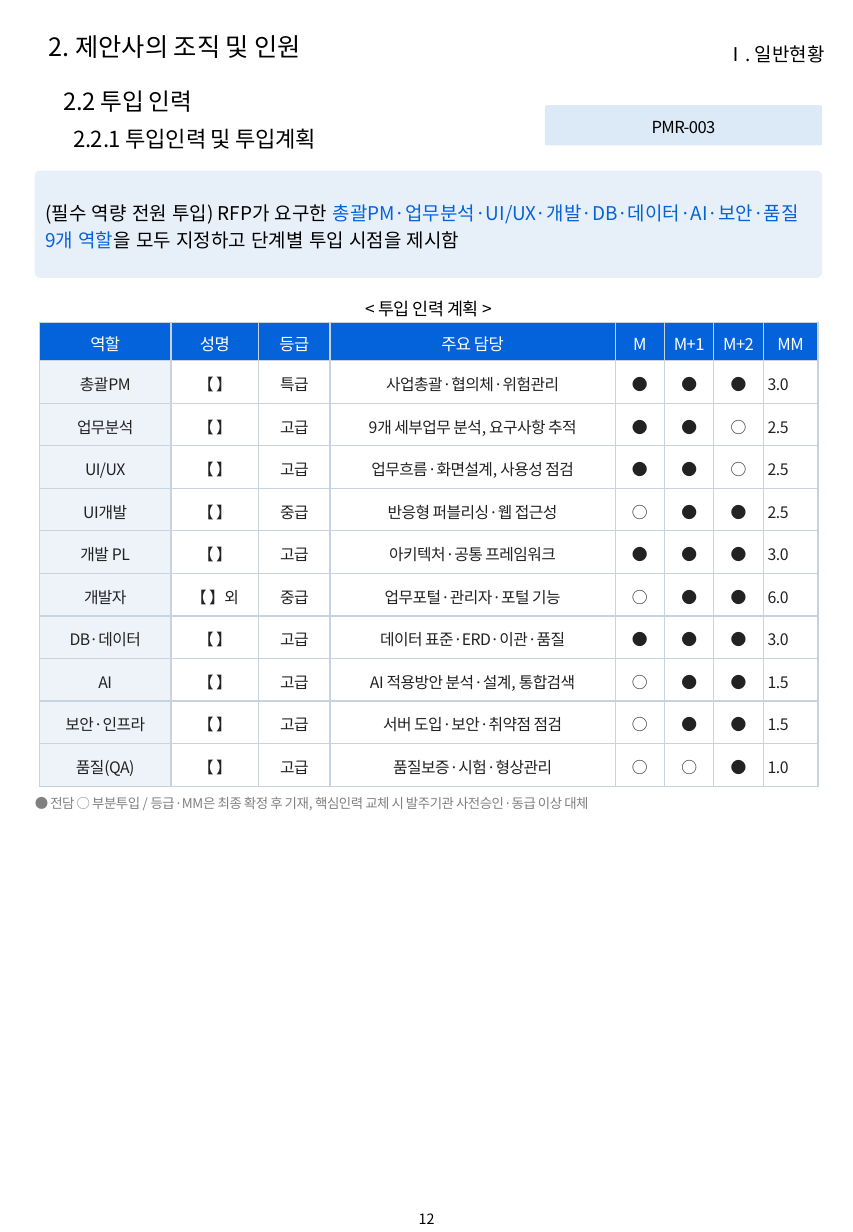
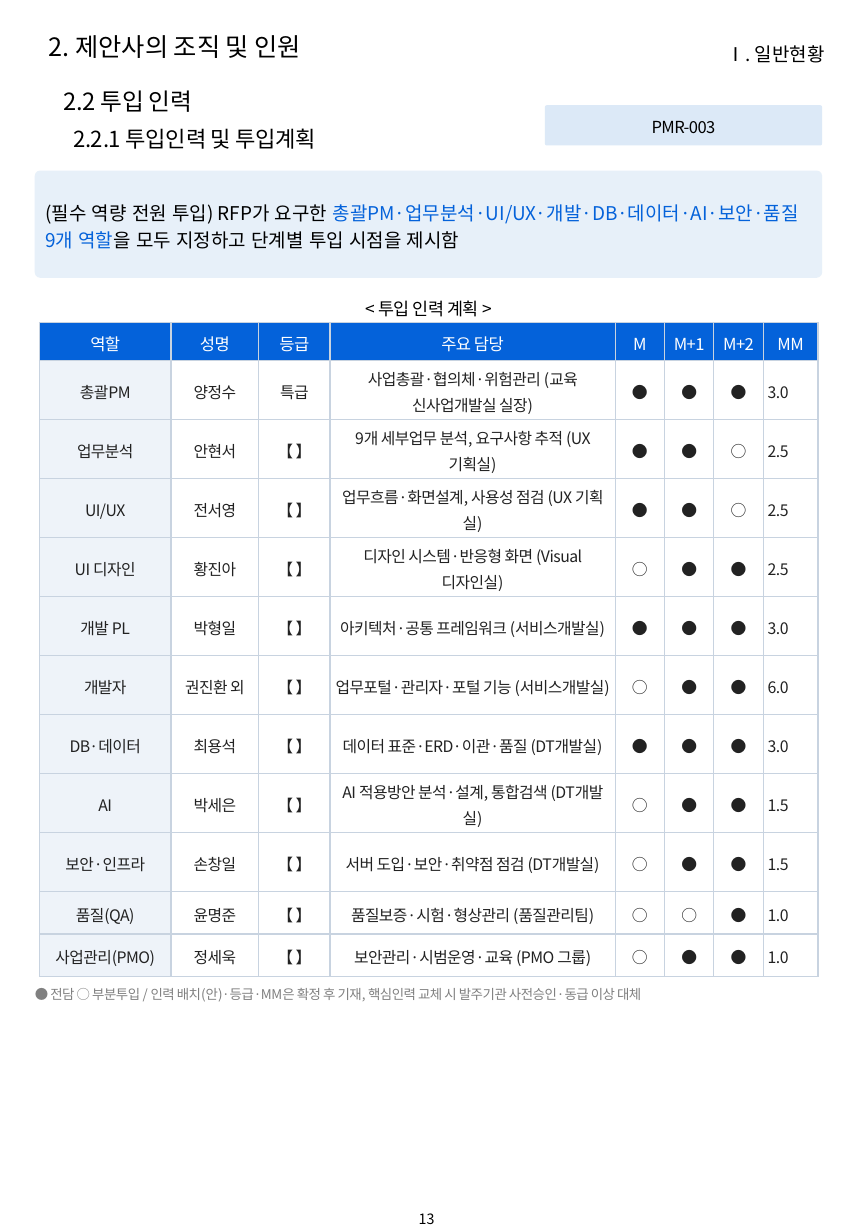
Before and after one commit to hwangsteeve-tech/hbjw, a slide deck: slide 13 of proposals/2026-10_pnu-ai-platform/pnu_proposal.pptx (slide 12 before the commit). Drawn at 853x1232 pixels with LibreOffice and Linux fonts; fonts in the diff are those of the drawing; background and template pictures are left out. Boxes give left, top, right and bottom in pixels: in the first picture for what was removed or moved away, otherwise in the second. Text is boxed around its words. In the diff, an @@ line names an element or a change of style, - is before the commit and + after.

```diff
--- a/proposals/2026-10_pnu-ai-platform/pnu_proposal.pptx
+++ b/proposals/2026-10_pnu-ai-platform/pnu_proposal.pptx
@@ table at (40, 322, 818, 977) @@
-row 2: 총괄PM | 【 】 | 특급 | 사업총괄·협의체·위험관리 | ● | ● | ● | 3.0
-row 3: 업무분석 | 【 】 | 고급 | 9개 세부업무 분석, 요구사항 추적 | ● | ● | ○ | 2.5
-row 4: UI/UX | 【 】 | 고급 | 업무흐름·화면설계, 사용성 점검 | ● | ● | ○ | 2.5
-row 5: UI개발 | 【 】 | 중급 | 반응형 퍼블리싱·웹 접근성 | ○ | ● | ● | 2.5
-row 6: 개발 PL | 【 】 | 고급 | 아키텍처·공통 프레임워크 | ● | ● | ● | 3.0
-row 7: 개발자 | 【 】외 | 중급 | 업무포털·관리자·포털 기능 | ○ | ● | ● | 6.0
-row 8: DB·데이터 | 【 】 | 고급 | 데이터 표준·ERD·이관·품질 | ● | ● | ● | 3.0
-row 9: AI | 【 】 | 고급 | AI 적용방안 분석·설계, 통합검색 | ○ | ● | ● | 1.5
-row 10: 보안·인프라 | 【 】 | 고급 | 서버 도입·보안·취약점 점검 | ○ | ● | ● | 1.5
-row 11: 품질(QA) | 【 】 | 고급 | 품질보증·시험·형상관리 | ○ | ○ | ● | 1.0
+row 2: 총괄PM | 양정수 | 특급 | 사업총괄·협의체·위험관리 (교육 신사업개발실 실장) | ● | ● | ● | 3.0
+row 3: 업무분석 | 안현서 | 【 】 | 9개 세부업무 분석, 요구사항 추적 (UX 기획실) | ● | ● | ○ | 2.5
+row 4: UI/UX | 전서영 | 【 】 | 업무흐름·화면설계, 사용성 점검 (UX 기획실) | ● | ● | ○ | 2.5
+row 5: UI 디자인 | 황진아 | 【 】 | 디자인 시스템·반응형 화면 (Visual 디자인실) | ○ | ● | ● | 2.5
+row 6: 개발 PL | 박형일 | 【 】 | 아키텍처·공통 프레임워크 (서비스개발실) | ● | ● | ● | 3.0
+row 7: 개발자 | 권진환 외 | 【 】 | 업무포털·관리자·포털 기능 (서비스개발실) | ○ | ● | ● | 6.0
+row 8: DB·데이터 | 최용석 | 【 】 | 데이터 표준·ERD·이관·품질 (DT개발실) | ● | ● | ● | 3.0
+row 9: AI | 박세은 | 【 】 | AI 적용방안 분석·설계, 통합검색 (DT개발실) | ○ | ● | ● | 1.5
+row 10: 보안·인프라 | 손창일 | 【 】 | 서버 도입·보안·취약점 점검 (DT개발실) | ○ | ● | ● | 1.5
+row 11: 품질(QA) | 윤명준 | 【 】 | 품질보증·시험·형상관리 (품질관리팀) | ○ | ○ | ● | 1.0
+row 12: 사업관리(PMO) | 정세욱 | 【 】 | 보안관리·시범운영·교육 (PMO 그룹) | ○ | ● | ● | 1.0
@@ text at (50, 988, 641, 1002): text changed @@
-● 전담 ○ 부분투입 / 등급·MM은 최종 확정 후 기재, 핵심인력 교체 시 발주기관 사전승인·동급 이상 대체
+● 전담 ○ 부분투입 / 인력 배치(안)·등급·MM은 확정 후 기재, 핵심인력 교체 시 발주기관 사전승인·동급 이상 대체
@@ page number at (419, 1213, 435, 1224): text changed @@
-12
+13
```
Also in this commit, not shown: 4 other slides changed, 2 slides added, 2 other files.
